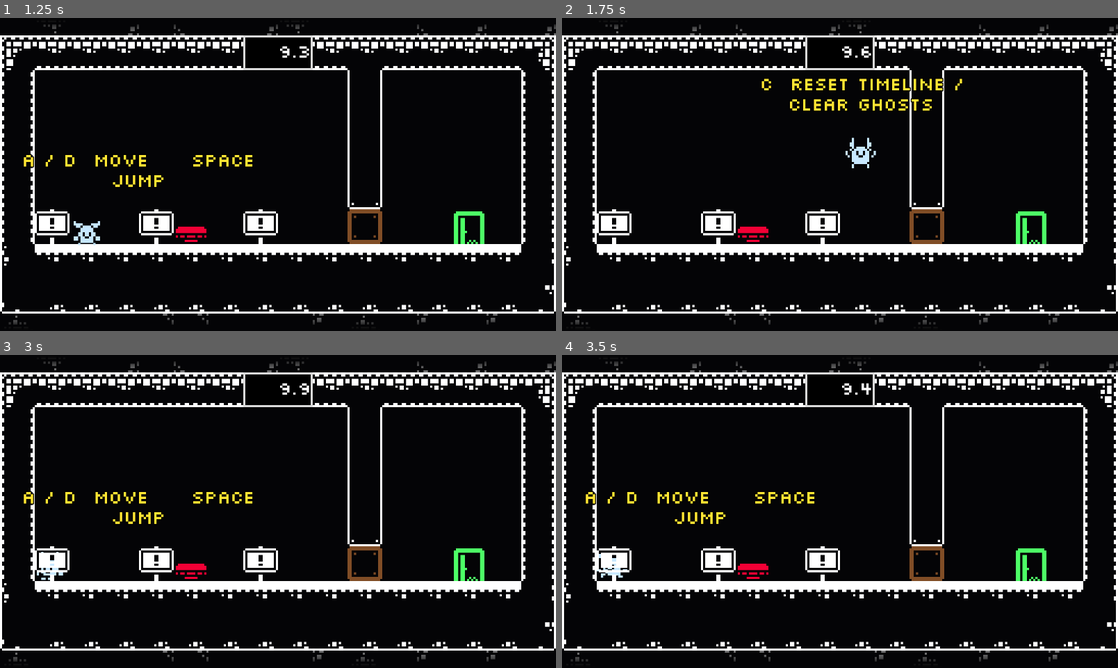
Above: before the commit, frames 1-4 (two rows, left to right).
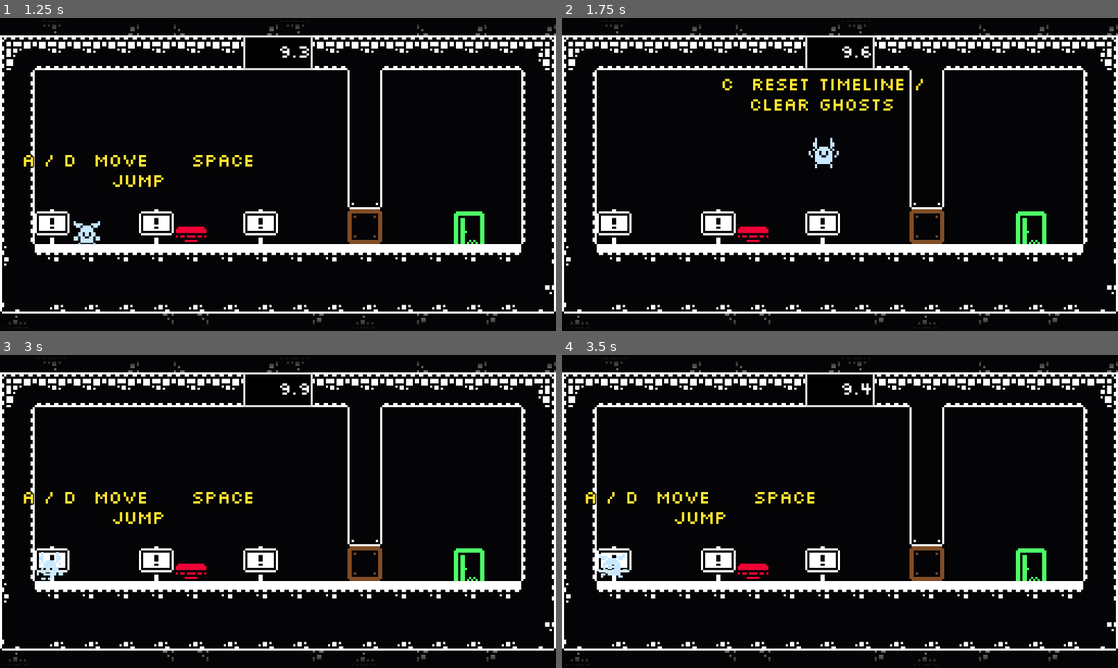
Above: after the commit, the same moments.

Repository: moellh/gmtk-game-jam-2026
Game: Godot game, scene res://src/level_select.tscn
The game is run twice, just before and just after one commit, with the same random seed, the same clock (stepped at 60 frames per second) and the same inputs.
Inputs:
- Up to frame 1 (1.25 s): click "Level 1" at 0.5 s
- Up to frame 2 (1.75 s): hold Right (move_right) from 1.28 s (still down); tap C (clear) at 1.35 s; tap Space (jump) at 1.52 s
- Up to frame 3 (3 s): tap C (clear) at 2.1, 2.85 s; tap Space (jump) at 2.27 s; release Right (move_right) at 2.78 s; hold Left (move_left) from 2.78 s (still down)
- Up to frame 4 (3.5 s): keep holding Left (move_left)

Frame 1 is identical in both runs. In frame 2, 1.9% of the frame differs, in the area x 28-72%, y 19-48%; in frame 3, 0.1%; in frame 4, 0.1%.

Commit message:
switch: let figures stand on floor buttons

Diff:
--- a/src/button.gd
+++ b/src/button.gd
@@ -6,6 +6,10 @@
 const COLOR_DOWN := Color(0.0, 0.704, 0.152, 1.0)
 const POSITION_UP := Vector2.ZERO
 const POSITION_DOWN := Vector2(0.0, 1.5)
+const PLATFORM_TOP_Y := 3.0
+const PLATFORM_HALF_WIDTH := 8.0
+const MAX_STEP_HEIGHT := 5.0
+const STEP_INSET := 1.0
 
 var pressed := false
 var overlaps := 0
@@ -28,6 +32,40 @@
 	overlaps = maxi(overlaps - 1, 0)
 	set_pressed(overlaps > 0)
 
+func _on_step_body_entered(body: Node2D) -> void:
+	_step_body_onto_platform.call_deferred(body)
+
+func _step_body_onto_platform(body: Node2D) -> void:
+	if not is_instance_valid(body) or not (body is CharacterBody2D):
+		return
+
+	var character := body as CharacterBody2D
+	if character.velocity.y < 0.0:
+		return
+
+	var collision_shape := character.get_node_or_null("CollisionShape2D") as CollisionShape2D
+	if collision_shape == null:
+		return
+
+	var rectangle := collision_shape.shape as RectangleShape2D
+	if rectangle == null:
+		return
+
+	var platform_top_y := to_global(Vector2(0.0, PLATFORM_TOP_Y)).y
+	var body_bottom_y := collision_shape.to_global(Vector2(0.0, rectangle.size.y * 0.5)).y
+	var step_height := body_bottom_y - platform_top_y
+	if step_height <= 0.0 or step_height > MAX_STEP_HEIGHT:
+		return
+
+	character.global_position.y -= step_height
+	var local_character_x := to_local(character.global_position).x
+	var maximum_step_x := PLATFORM_HALF_WIDTH + rectangle.size.x * 0.5 - STEP_INSET
+	if absf(local_character_x) > maximum_step_x:
+		character.global_position.x = to_global(
+			Vector2(signf(local_character_x) * maximum_step_x, 0.0)
+		).x
+	character.velocity.y = 0.0
+
 func set_pressed(value: bool) -> void:
 	if pressed == value: return
 
--- a/src/button.tscn
+++ b/src/button.tscn
@@ -13,6 +13,12 @@
 
 [sub_resource type="RectangleShape2D" id="RectangleShape2D_zone"]
 size = Vector2(16, 13)
+
+[sub_resource type="RectangleShape2D" id="RectangleShape2D_platform"]
+size = Vector2(16, 5)
+
+[sub_resource type="RectangleShape2D" id="RectangleShape2D_step_assist"]
+size = Vector2(20, 13)
 
 [node name="Button" type="Area2D" unique_id=1109644628]
 collision_layer = 0
@@ -29,7 +35,25 @@
 position = Vector2(0, 1.5)
 shape = SubResource("RectangleShape2D_zone")
 
+[node name="Platform" type="StaticBody2D" parent="."]
+collision_layer = 1
+collision_mask = 0
+
+[node name="CollisionShape2D" type="CollisionShape2D" parent="Platform"]
+position = Vector2(0, 5.5)
+shape = SubResource("RectangleShape2D_platform")
+
+[node name="StepAssist" type="Area2D" parent="."]
+collision_layer = 0
+collision_mask = 2
+monitorable = false
+
+[node name="CollisionShape2D" type="CollisionShape2D" parent="StepAssist"]
+position = Vector2(0, 1.5)
+shape = SubResource("RectangleShape2D_step_assist")
+
 [connection signal="area_entered" from="." to="." method="_on_entered"]
 [connection signal="area_exited" from="." to="." method="_on_exited"]
 [connection signal="body_entered" from="." to="." method="_on_entered"]
 [connection signal="body_exited" from="." to="." method="_on_exited"]
+[connection signal="body_entered" from="StepAssist" to="." method="_on_step_body_entered"]
--- a/src/ghost.tscn
+++ b/src/ghost.tscn
@@ -7,6 +7,7 @@
 size = Vector2(16, 15)
 
 [node name="Ghost" type="AnimatedSprite2D"]
+z_index = 1
 modulate = Color(0.62, 0.56, 0.72, 0.58)
 sprite_frames = ExtResource("2")
 script = ExtResource("1")
--- a/src/player.tscn
+++ b/src/player.tscn
@@ -7,7 +7,9 @@
 size = Vector2(14, 11.5)
 
 [node name="Player" type="CharacterBody2D" unique_id=1157283441]
+z_index = 2
 collision_layer = 3
+collision_mask = 1
 script = ExtResource("1_onrkg")
 
 [node name="AnimatedSprite2D" type="AnimatedSprite2D" parent="." unique_id=179012936]
Not shown: 1 places in src/button.tscn that only renumber resources
